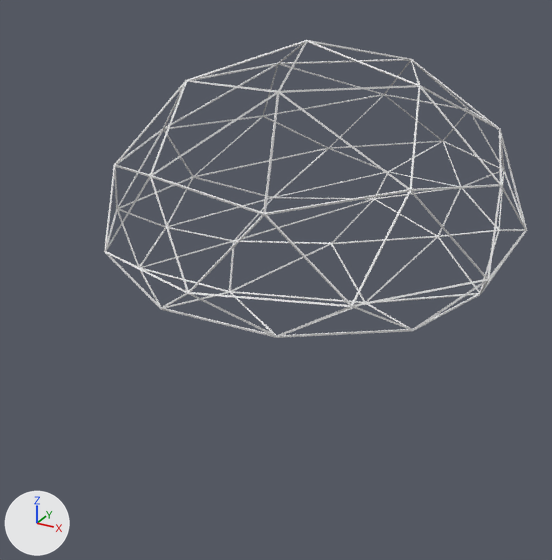
A saved change to the glTF model src/main/webapp/content/assets/models/bush2.glb.
Camera for both pictures: a 50 mm camera at (0.981, -1.584, 0.728) aimed at (0.027, 0.149, -0.139). Every picture has the same lights, and +X, +Y and +Z are marked at lower left. Where no turn or scale is listed for an object, it has been applied to the vertices. Vertices at the same position are counted once.
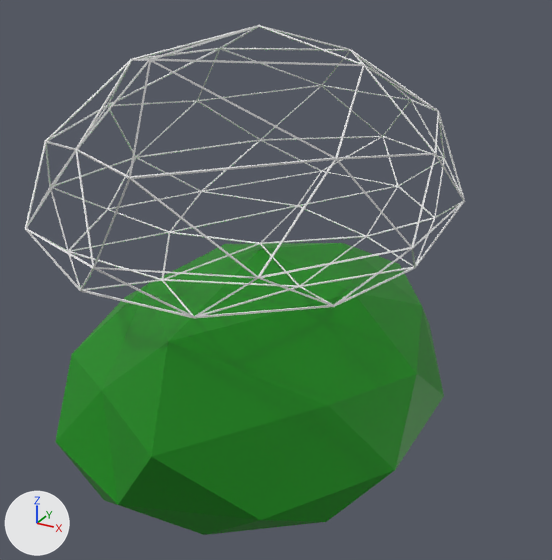
Edits to the scene script, one JSON object a line:
```json
{"op": "add", "block": "mat_material", "code": ["mat_material = principled_material('Material')", "mat_material.base_color = (0.0, 0.25, 0.0)  # green #008900"]}
{"block": "me_icosphere", "where": "# used by ob_icosphere; location = (0.206, -0.005, 0.005); scale = (0.497, 0.497, 0.497)"}
{"op": "remove", "block": "me_icosphere", "code": "me_icosphere.from_pydata(...)  # 324 vertices, 960 faces; spans x -0.96..0.96, y -1.04..2.13, z -0.05..1.07"}
{"op": "add", "block": "me_icosphere", "code": "me_icosphere.from_pydata(...)  # 324 vertices, 960 faces; spans x -0.96..0.96, y -1.12..1.91, z -0.1..1.02"}
{"block": "me_icosphere", "change": "me_icosphere part 1: 324 of 324 vertices moved; they spanned x -0.96..0.96, y -1.04..2.13, z -0.05..1.07 and now span x -0.96..0.96, y -1.12..1.91, z -0.1..1.02; mean shift (0.0, 0.01, -0.01); largest move (-0.16, 1.26, -0.04) -> (-0.16, 0.95, -0.09)"}
{"op": "add", "block": "me_icosphere_002", "code": ["me_icosphere_002 = bpy.data.meshes.new('Icosphere.002')", "me_icosphere_002.from_pydata(...)  # 42 vertices, 80 faces; spans x -0.5..0.5, y -0.59..1.0, z -0.05..0.53", "me_icosphere_002.materials.append(mat_material)  # green #008900"]}
{"op": "set", "path": "ob_icosphere.location", "old": "(0.206, -0.005, 0.005)", "new": "(-0.002, 0.001, 0.011)"}
{"op": "set", "path": "ob_icosphere.scale", "old": "(0.497, 0.497, 0.497)", "new": "(0.526, 0.526, 0.526)"}
{"op": "add", "block": "ob_icosphere_001", "code": ["ob_icosphere_001 = bpy.data.objects.new('Icosphere.001', me_icosphere_002)", "ob_icosphere_001.location = (-0.002, 0.001, -0.572)"]}
```

Boxes (x1, y1, x2, y2) around the edits, measured in the pictures (552 x 560 px):
```json
{"object": "Icosphere.001", "change": "added", "after": [55, 243, 444, 535], "on screen": "green"}
{"object": "Icosphere", "change": "reshaped, moved, rescaled", "before": [104, 40, 527, 338], "after": [25, 25, 465, 319]}
```
